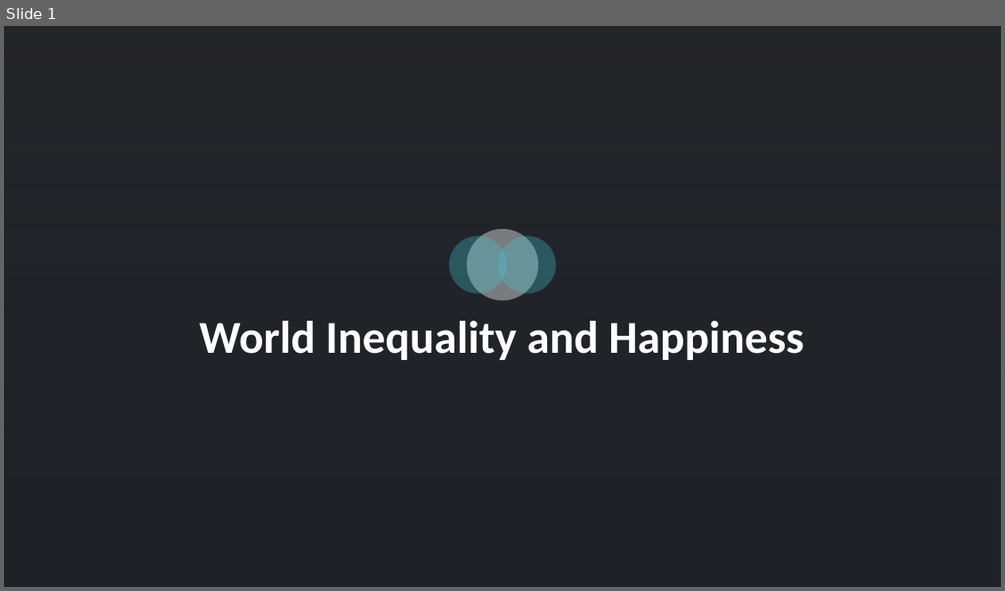
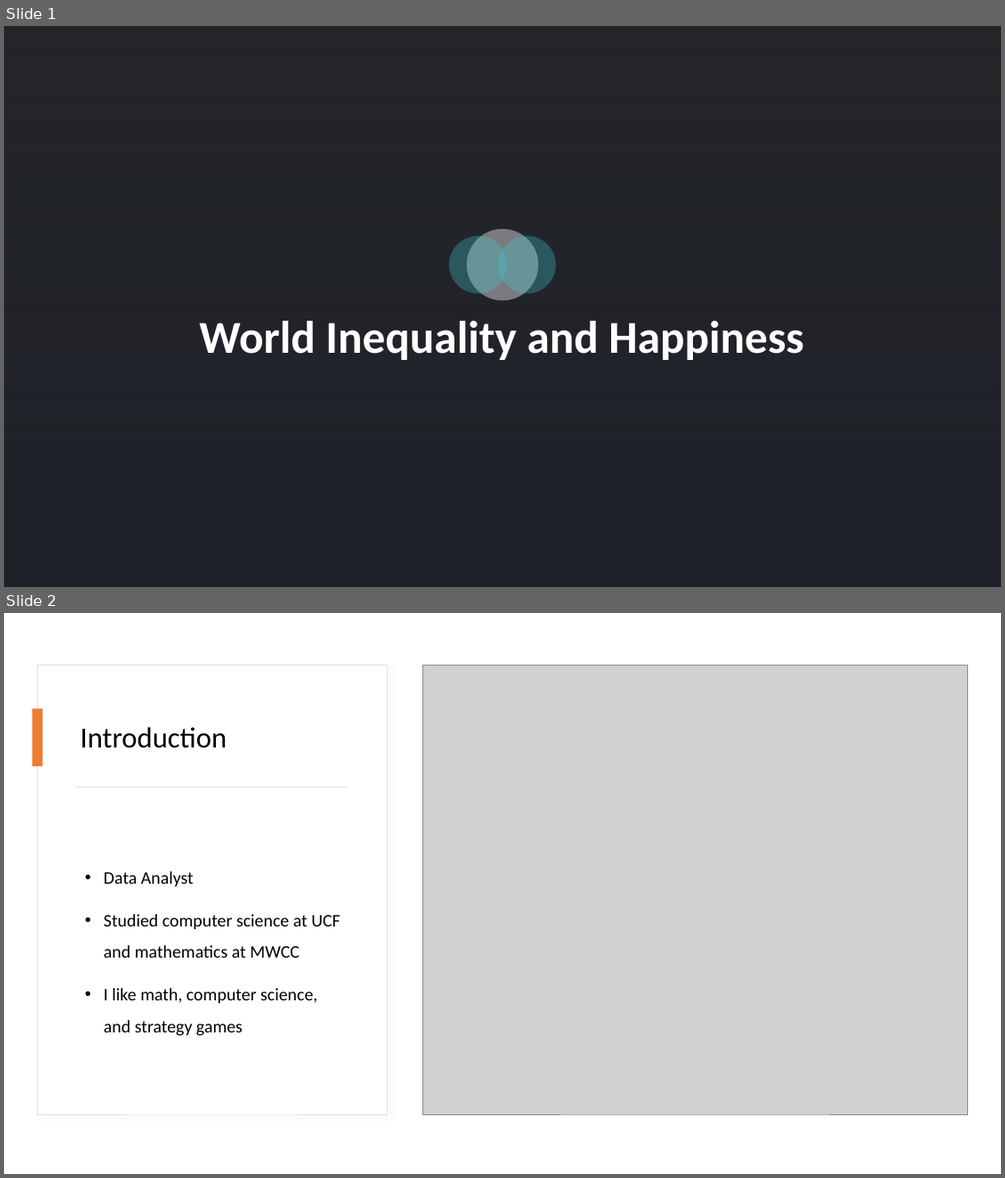
Before and after one commit to jordydickinson/world-inequality-and-happiness, a slide deck: presentation.pptx. Shown one above the other, each under a label of ours: slide 1 before the commit, slides 1 and 2 after it. The pictures are 1005x591 and 1005x1178 pixels, drawn with LibreOffice and Linux fonts; fonts in the diff are those of the drawing; grey boxes stand for pictures; background and template pictures are left out; a plain dark background stands for a picture behind light text. Boxes give left, top, right and bottom in pixels: in the first picture for what was removed or moved away, otherwise in the second. Text is boxed around its words. In the diff, an @@ line names an element or a change of style, - is before the commit and + after.

```diff
--- a/presentation.pptx
+++ b/presentation.pptx
@@ slide 2 added at bbox=[4, 613, 1001, 1174], background #FFFFFF @@
@@ rectangle added at bbox=[38, 665, 388, 1114], fill #FFFFFF, outline #E1E1E1 0.75 pt @@
@@ picture added at bbox=[423, 665, 967, 1114] @@
@@ rectangle added at bbox=[32, 709, 43, 766], fill #ED7D31 @@
@@ title added at bbox=[81, 727, 227, 748], 28 pt, text #000000 @@
+Introduction
@@ rectangle added at bbox=[76, 787, 348, 787], fill #D5D5D5 @@
@@ text added at bbox=[104, 871, 340, 1036], 17 pt, text #000000 @@
+• Data Analyst
+• Studied computer science at UCF and mathematics at MWCC
+• I like math, computer science, and strategy games
```
Also in this commit, not shown: 8 slides changed, 1 other slide added.
